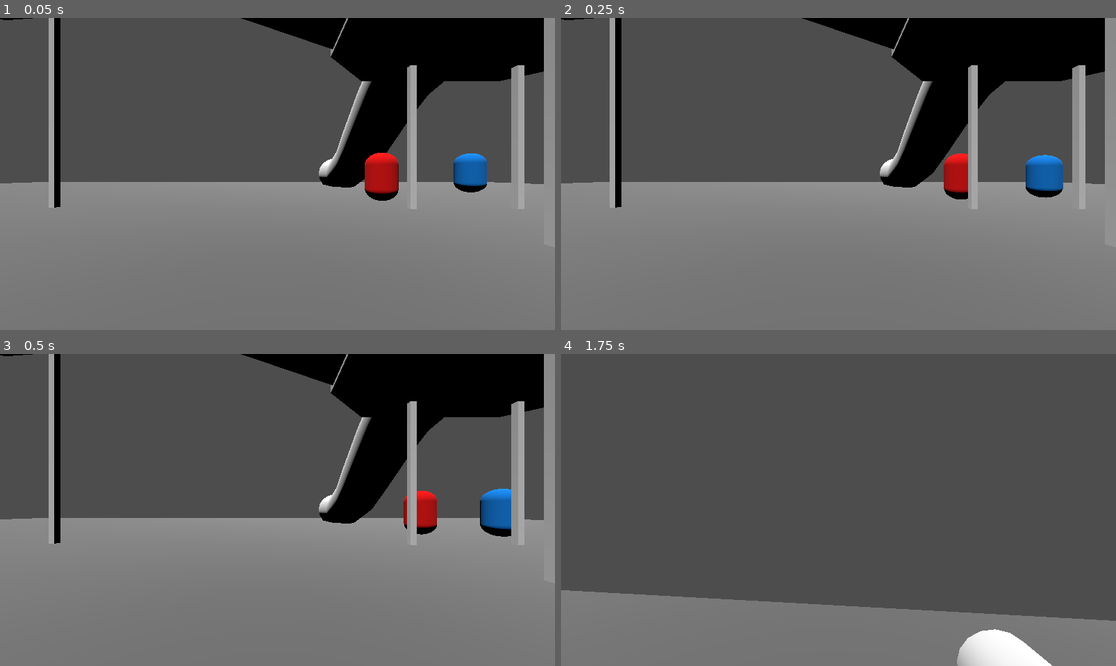
Above: before the commit, frames 1-4 (two rows, left to right).
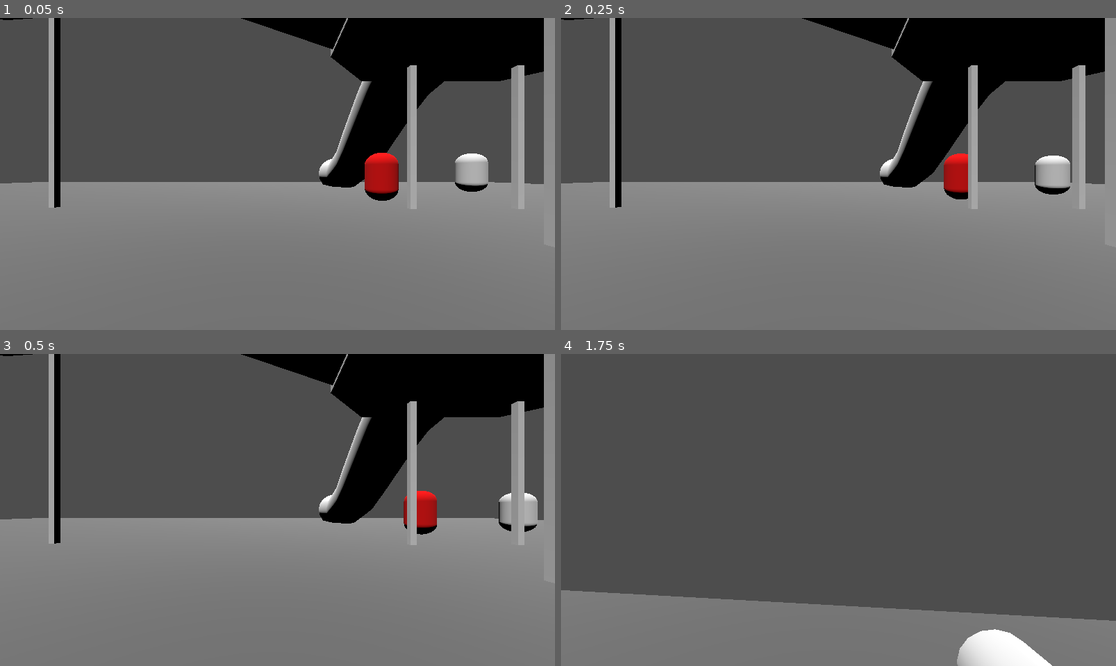
Above: after the commit, the same moments.

Repository: Kesomannen/the-very-serious-game-jam
Game: Godot game, scene res://Scenes/game.tscn
The game is run twice, just before and just after one commit, with the same random seed, the same clock (stepped at 60 frames per second) and the same inputs.
Inputs (mouse positions are in pixels of both pictures, inside the frame that each line leads up to):
- Up to frame 1 (0.05 s): no input
- Up to frame 2 (0.25 s): no input
- Up to frame 3 (0.5 s): no input
- Up to frame 4 (1.75 s): tap Enter at 0.5 s; move the mouse to (866, 510) at 0.52 s; hold E 0.53-1.28 s; hold W (forward) from 0.53 s (still down); tap Space (jump) at 0.77, 1.52 s; move the mouse to (810, 510) at 1.27 s; tap Q at 1.35 s

The runs differ from the first frame. In frame 1, 0.6% of the frame differs, in the area x 70-88%, y 43-56%; in frame 2, 0.9%; in frame 3, 1.0%, in the area x 86-97%, y 43-59%; in frame 4, nothing differs.

Commit message:
Add stamina-based sprinting; refine AI flee/chase
Introduce a stamina/sprinting system and integrate it with agent movement and AI. Added AgentMovement stamina mechanics (sprint/unsprint, exhaustion, modified speed, update loop) and wired randomization/update calls from Agent. Refactored flee/chase logic: chase now sprints when far from a runner; flee logic gained ALERT state, flee memory, high-spot selection, "shake buddy" targeting and scoring, and simplified panic into sprinting flee. Scene updates: added a high safe spot (SafeSpotHigh) and disabled two collision shapes in the map. Also adjusted minor physics/process naming and movement update placements.

Diff:
--- a/Scenes/game.tscn
+++ b/Scenes/game.tscn
@@ -14,7 +14,7 @@
 unique_name_in_owner = true
 script = ExtResource("3_3dryh")
 children = [NodePath("Child"), NodePath("Child2"), NodePath("Child3"), NodePath("Child4"), NodePath("Child5"), NodePath("Child6")]
-safe_spots = [NodePath("SafeSpot"), NodePath("SafeSpot2"), NodePath("SafeSpot3")]
+safe_spots = [NodePath("SafeSpot"), NodePath("SafeSpot2"), NodePath("SafeSpot3"), NodePath("SafeSpotHigh")]
 
 [node name="Child" parent="Manager" unique_id=997781014 node_paths=PackedStringArray("manager") instance=ExtResource("3_wrm1d")]
 transform = Transform3D(1, 0, 0, 0, 1, 0, 0, 0, 1, 3.3377075, 0.73119307, -6.867942)
@@ -56,6 +56,9 @@
 [node name="SafeSpot3" type="Node3D" parent="Manager" unique_id=2136604037]
 transform = Transform3D(1, 0, 0, 0, 1, 0, 0, 0, 1, -9.383301, 5.973192, -4.9486437)
 
+[node name="SafeSpotHigh" type="Node3D" parent="Manager" unique_id=787376383]
+transform = Transform3D(1, 0, 0, 0, 1, 0, 0, 0, 1, -6.6, 6.6, -4.4)
+
 [node name="NavigationRegion3D" parent="." unique_id=1866652480 instance=ExtResource("4_3dryh")]
 transform = Transform3D(1.0005554, 0, 0, 0, 1.0005554, 0, 0, 0, 1.0005554, -1.5207062, 0, -0.66938114)
 
--- a/Scenes/map.tscn
+++ b/Scenes/map.tscn
@@ -6,3 +6,9 @@
 
 [node name="floor" parent="." index="7" unique_id=1325975664]
 transform = Transform3D(-2444.1348, 0, 0, 0, 0.0001068365, 2444.1343, 0, -2444.1343, 0.0001068365, -1494.857, -5.175, -10.124)
+
+[node name="CollisionShape3D" parent="slide2/StaticBody3D" parent_id_path=PackedInt32Array(1920692982) index="0" unique_id=1341593287]
+disabled = true
+
+[node name="CollisionShape3D" parent="slide3/StaticBody3D" parent_id_path=PackedInt32Array(264734475) index="0" unique_id=966213219]
+disabled = true
--- a/Script/agent.gd
+++ b/Script/agent.gd
@@ -11,7 +11,7 @@
 @onready var navigation_agent: NavigationAgent3D = get_node("NavigationAgent3D")
 
 var chase_state := AgentChaseLogic.State.IDLE
-var flee_state := AgentFleeLogic.State.WANDER
+@export var flee_state := AgentFleeLogic.State.WANDER
 var wander_target := Vector3.ZERO
 var sliding := false
 var mat: Material
@@ -25,16 +25,19 @@
 	$MeshInstance3D.set_surface_override_material(0, mat)
 	mat.albedo_color = color
 	navigation_agent.velocity_computed.connect(Callable(_on_velocity_computed))
+	movement.randomize_stamina()
 	pick_new_wander_target()
 	update_behavior_state()
 
-func _physics_process(_delta: float) -> void:
+func _physics_process(delta: float) -> void:
 	if sliding:
 		return
 
 	if NavigationServer3D.map_get_iteration_id(navigation_agent.get_navigation_map()) == 0:
+		movement.update(delta, 0.0)
 		return
 	if navigation_agent.is_navigation_finished():
+		movement.update(delta, 0.0)
 		return
 
 	flee_logic.update_wander_target(self)
@@ -43,6 +46,8 @@
 	var speed := movement_speed
 	if not is_it:
 		speed = flee_logic.get_speed(self)
+	speed = movement.get_modified_speed(speed)
+	movement.update(delta, speed)
 
 	var desired_velocity := movement.get_desired_velocity(self, navigation_agent, speed, steering)
 	if navigation_agent.avoidance_enabled:
--- a/Script/agent_chase_logic.gd
+++ b/Script/agent_chase_logic.gd
@@ -7,15 +7,22 @@
 	CHASE_RUNNER,
 }
 
+const SPRINT_TO_TARGET_DISTANCE := 7.0
+
 func update(agent: Agent) -> void:
 	var closest_runner := agent.get_closest_child(agent.get_runners())
 	if closest_runner == null:
 		agent.chase_state = State.IDLE
 		agent.state = "CHASE_IDLE"
 		agent.set_debug_color(Color.RED)
+		agent.movement.unsprint()
 		return
 
 	agent.chase_state = State.CHASE_RUNNER
 	agent.state = "CHASE_RUNNER"
 	agent.set_debug_color(Color.RED)
+	if agent.global_position.distance_to(closest_runner.global_position) > SPRINT_TO_TARGET_DISTANCE:
+		agent.movement.sprint()
+	else:
+		agent.movement.unsprint()
 	agent.set_movement_target(closest_runner.global_position)
--- a/Script/agent_flee_logic.gd
+++ b/Script/agent_flee_logic.gd
@@ -4,15 +4,19 @@
 
 enum State {
 	WANDER,
+	ALERT,
 	FLEE,
-	PANIC,
 }
 
-const PANIC_DISTANCE := 4.0
-const FLEE_DISTANCE := 12.0
-const PANIC_TARGET_MULTIPLIER := 4.0
-const WANDER_TARGET_RADIUS_SQUARED := 2.0
+const ALERT_DISTANCE := 12.0
+const FLEE_DISTANCE := 4.0
+const FLEE_MEMORY_SECONDS := 5.0
+const FLEE_TARGET_MULTIPLIER := 4.0
 const MIN_REPULSE_DISTANCE := 0.001
+const SAFE_SPOT_TRAVEL_WEIGHT := 0.2
+const SHAKE_BUDDY_BONUS := 3.0
+
+var flee_until_msec := 0
 
 func update(agent: Agent) -> void:
 	var taggers := agent.get_taggers()
@@ -22,24 +26,25 @@
 		return
 
 	var distance := agent.global_position.distance_to(closest_tagger.global_position)
-	if distance < PANIC_DISTANCE:
-		set_panic(agent, closest_tagger)
-	elif distance < FLEE_DISTANCE:
-		set_flee(agent, taggers)
+	if distance < FLEE_DISTANCE:
+		set_flee(agent, closest_tagger, true)
+	elif should_keep_fleeing():
+		set_flee(agent, closest_tagger, false)
+	elif distance < ALERT_DISTANCE:
+		set_alert(agent, taggers)
 	else:
 		set_wander(agent)
 
-func update_wander_target(agent: Agent) -> void:
-	if agent.flee_state == State.WANDER and agent.global_position.distance_squared_to(agent.wander_target) < WANDER_TARGET_RADIUS_SQUARED:
-		agent.pick_new_wander_target()
+func update_wander_target(_agent: Agent) -> void:
+	pass
 
 func get_speed(agent: Agent) -> float:
 	match agent.flee_state:
 		State.WANDER:
 			return agent.movement_speed * 0.5
+		State.ALERT:
+			return agent.movement_speed * 0.8
 		State.FLEE:
-			return agent.movement_speed * 0.8
-		State.PANIC:
 			return agent.movement_speed * 1.1
 		_:
 			return agent.movement_speed
@@ -58,9 +63,9 @@
 	match agent.flee_state:
 		State.WANDER:
 			return repulse
+		State.ALERT:
+			return repulse * 0.2
 		State.FLEE:
-			return repulse * 0.2
-		State.PANIC:
 			return Vector3.ZERO
 		_:
 			return repulse
@@ -69,37 +74,70 @@
 	agent.flee_state = State.WANDER
 	agent.state = "WANDER"
 	agent.set_debug_color(agent.color)
-	agent.set_clamped_movement_target(agent.wander_target)
+	agent.movement.unsprint()
+	agent.set_clamped_movement_target(get_high_spot(agent))
 
-func set_flee(agent: Agent, taggers: Array[Agent]) -> void:
+func set_alert(agent: Agent, taggers: Array[Agent]) -> void:
+	agent.flee_state = State.ALERT
+	agent.set_debug_color(Color.WHITE)
+	agent.movement.unsprint()
+
+	var high_spot := get_high_spot(agent)
+	var shake_target := get_shake_target(agent)
+	if shake_target != null and score_target(agent, shake_target.global_position, taggers, SHAKE_BUDDY_BONUS) > score_target(agent, high_spot, taggers):
+		agent.state = "ALERT_SHAKE"
+		agent.set_clamped_movement_target(shake_target.global_position)
+		return
+
+	agent.state = "ALERT_HIGH"
+	agent.set_clamped_movement_target(high_spot)
+
+func set_flee(agent: Agent, closest_tagger: Agent, refresh_memory: bool) -> void:
+	if refresh_memory:
+		flee_until_msec = Time.get_ticks_msec() + int(FLEE_MEMORY_SECONDS * 1000.0)
+
 	agent.flee_state = State.FLEE
 	agent.state = "FLEE"
-	agent.set_debug_color(agent.color)
-	agent.set_clamped_movement_target(get_best_safespot(agent, taggers))
+	agent.set_debug_color(Color.DARK_RED)
+	agent.movement.sprint()
+	var direction_from_tagger := closest_tagger.global_position - agent.global_position
+	agent.set_clamped_movement_target(agent.global_position - direction_from_tagger * FLEE_TARGET_MULTIPLIER)
 
-func set_panic(agent: Agent, closest_tagger: Agent) -> void:
-	agent.flee_state = State.PANIC
-	agent.state = "PANIC"
-	agent.set_debug_color(Color.DARK_RED)
-	var direction_from_tagger := closest_tagger.global_position - agent.global_position
-	agent.set_clamped_movement_target(agent.global_position - direction_from_tagger * PANIC_TARGET_MULTIPLIER)
+func should_keep_fleeing() -> bool:
+	return Time.get_ticks_msec() < flee_until_msec
 
-func get_best_safespot(agent: Agent, taggers: Array[Agent]) -> Vector3:
-	if taggers.is_empty() or agent.manager.safe_spots.is_empty():
+func get_high_spot(agent: Agent) -> Vector3:
+	if agent.manager.safe_spots.is_empty():
 		return agent.wander_target
 
 	var best: Node3D = null
-	var best_score := -INF
 	for spot in agent.manager.safe_spots:
-		var dist_to_spot := agent.global_position.distance_to(spot.global_position)
-		var tagger_dist_to_spot := 0.0
-		for tagger in taggers:
-			tagger_dist_to_spot += tagger.global_position.distance_to(spot.global_position)
-		var score := tagger_dist_to_spot / len(taggers) - dist_to_spot / 5.0
-		if score > best_score:
-			best_score = score
+		if best == null or spot.global_position.y > best.global_position.y:
 			best = spot
 
 	if best == null:
 		return agent.wander_target
 	return best.global_position
+
+func get_shake_target(agent: Agent) -> Agent:
+	var closest_distance := INF
+	var closest_runner: Agent = null
+	for runner in agent.get_runners():
+		if runner == agent:
+			continue
+
+		if runner.flee_state == AgentFleeLogic.State.FLEE:
+			continue
+
+		var distance := runner.global_position.distance_squared_to(agent.global_position)
+
+		if distance < closest_distance:
+			closest_distance = distance
+			closest_runner = runner
+	return closest_runner
+
+func score_target(agent: Agent, target: Vector3, taggers: Array[Agent], bonus := 0.0) -> float:
+	var score := bonus - agent.global_position.distance_to(target) * SAFE_SPOT_TRAVEL_WEIGHT
+	for tagger in taggers:
+		score += tagger.global_position.distance_to(target) / len(taggers)
+	return score
--- a/Script/agent_movement.gd
+++ b/Script/agent_movement.gd
@@ -1,6 +1,63 @@
 class_name AgentMovement
 
 extends RefCounted
+
+const MIN_STAMINA := 3.0
+const MAX_STAMINA := 7.0
+const STAMINA_DRAIN_PER_SPEED := 0.08
+const SPRINT_STAMINA_DRAIN_PER_SECOND := 1.4
+const STAMINA_RECOVERY_PER_SECOND := 0.75
+const SPRINT_SPEED_MULTIPLIER := 1.45
+const EXHAUSTED_SPEED_MULTIPLIER := 0.35
+const EXHAUSTION_RECOVERY_PERCENT := 0.4
+
+var max_stamina := MAX_STAMINA
+var stamina := MAX_STAMINA
+var wants_to_sprint := false
+var exhausted := false
+var last_speed := 0.0
+
+func randomize_stamina() -> void:
+	max_stamina = randf_range(MIN_STAMINA, MAX_STAMINA)
+	stamina = max_stamina
+	exhausted = false
+
+func update(delta: float, speed: float) -> void:
+	last_speed = speed
+
+	if exhausted:
+		stamina = minf(stamina + STAMINA_RECOVERY_PER_SECOND * delta, max_stamina)
+		if stamina >= max_stamina * EXHAUSTION_RECOVERY_PERCENT:
+			exhausted = false
+		return
+
+	if speed > 0.0:
+		var drain := speed * STAMINA_DRAIN_PER_SPEED
+		if is_sprinting():
+			drain += SPRINT_STAMINA_DRAIN_PER_SECOND
+		stamina = maxf(stamina - drain * delta, 0.0)
+		if stamina == 0.0:
+			exhausted = true
+	else:
+		stamina = minf(stamina + STAMINA_RECOVERY_PER_SECOND * delta, max_stamina)
+		if exhausted and stamina >= max_stamina * EXHAUSTION_RECOVERY_PERCENT:
+			exhausted = false
+
+func sprint() -> void:
+	wants_to_sprint = true
+
+func unsprint() -> void:
+	wants_to_sprint = false
+
+func is_sprinting() -> bool:
+	return wants_to_sprint and not exhausted and stamina > 0.0
+
+func get_modified_speed(base_speed: float) -> float:
+	if exhausted:
+		return base_speed * EXHAUSTED_SPEED_MULTIPLIER
+	if is_sprinting():
+		return base_speed * SPRINT_SPEED_MULTIPLIER
+	return base_speed
 
 func get_desired_velocity(
 	agent: Agent,
